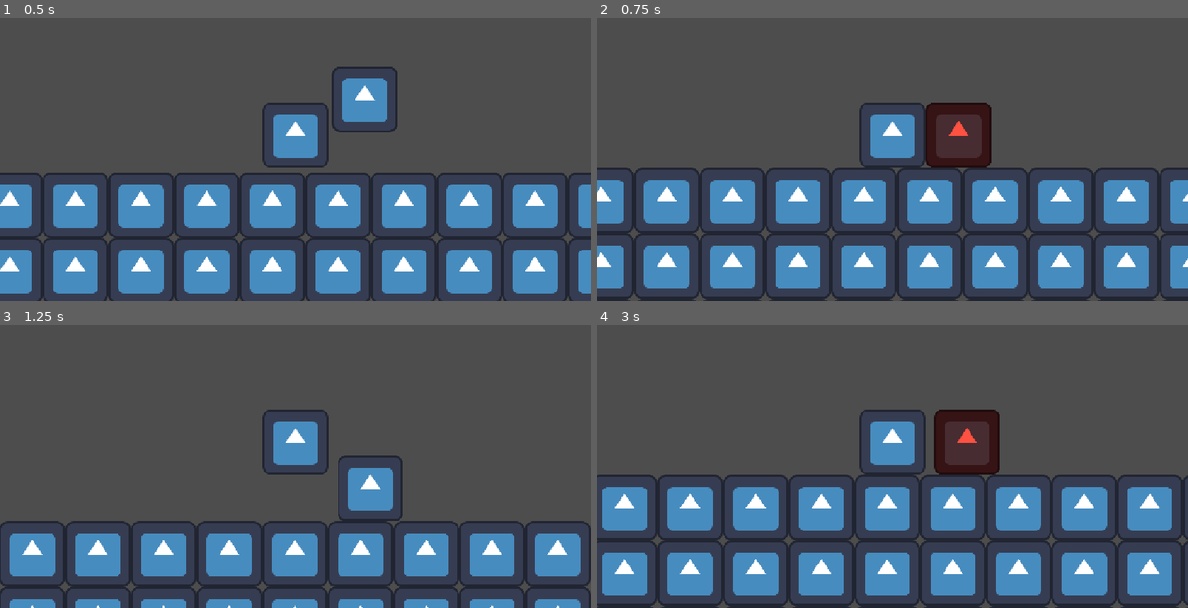
Above: before the commit, frames 1-4 (two rows, left to right).
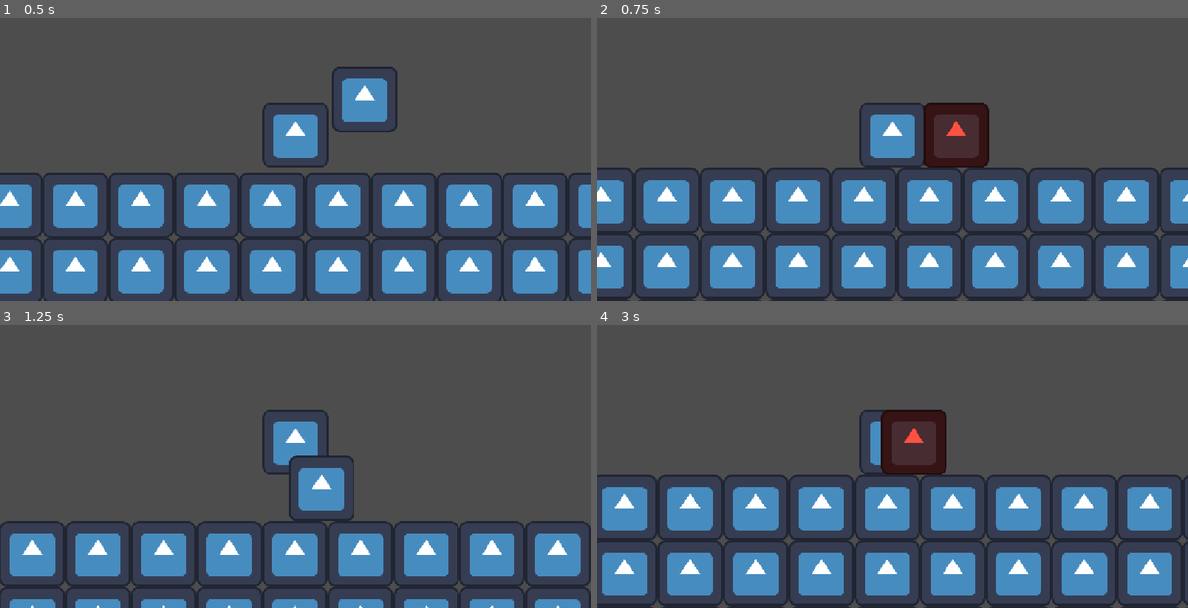
Above: after the commit, the same moments.

Repository: YiepFox/mmj-finale-game
Game: Godot game, scene res://Scenes/Parasite/node_2d.tscn
Same seed, same stepped clock (60 frames per second), same inputs: the game is played once before the commit and once after it. The project has no main scene, so this scene is started directly. The engine's default icon, where the game draws it, is replaced by a stand-in: a white triangle on a blue panel in a dark square.
Inputs (mouse positions are in pixels of both pictures, inside the frame that each line leads up to):
- Up to frame 1 (0.5 s): no input
- Up to frame 2 (0.75 s): move the mouse to (1022, 119) at 0.52 s; hold D (move_right) from 0.53 s (still down); click (1022, 119) at 0.6 s
- Up to frame 3 (1.25 s): keep holding D (move_right); tap Space (jump) at 0.77 s
- Up to frame 4 (3 s): move the mouse to (774, 458) at 1.27 s; click (774, 458) at 1.35 s; tap Space (jump) at 1.52 s; move the mouse to (951, 370) at 2.02 s; release D (move_right) at 2.03 s; hold A (move_left) 2.03-2.78 s; tap X (interact) at 2.1 s; click (951, 370) at 2.3 s; move the mouse to (862, 508) at 2.77 s; hold D (move_right) from 2.78 s (still down); click (862, 508) at 2.85 s

Frame 1 is identical in both runs. In frame 2, 0.3% of the frame differs, in the area x 55-67%, y 29-53%; in frame 3, 2.9%; in frame 4, 4.2%, in the area x 48-69%, y 29-53%.

Commit message:
player cd

Diff:
--- a/Scenes/Parasite/node_2d.tscn
+++ b/Scenes/Parasite/node_2d.tscn
@@ -27,3 +27,4 @@
 
 [node name="prototype_emeny" parent="." unique_id=1170672184 instance=ExtResource("3_ciqra")]
 position = Vector2(116, -261)
+slide_on_ceiling = false
--- a/Scenes/Parasite/parasite.gd
+++ b/Scenes/Parasite/parasite.gd
@@ -25,10 +25,18 @@
 ##The force of the jump in water when he touch the bottom of the water
 @export var _water_jump_force = -250.0
 
+@export_group("Attack")
+##The default duration of the cooldown
+@export var _duration = 0.2
+
 ##Check if the player is on dry land
 var _is_in_ground:bool = false
 ##The current enemy that is on the attack_area
 var _current_enemy = null
+##The cooldown of the attack
+var _attack_cd = _duration
+##True if he can attack
+var _can_attack = true
 
 func _physics_process(delta: float) -> void:
 	if Input.is_action_just_pressed("interact"):
@@ -39,9 +47,16 @@
 	else:
 		_aquatic_movement(delta)
 
-	if _current_enemy and Input.is_action_just_pressed("attack"):
+	if _current_enemy and Input.is_action_just_pressed("attack") and _can_attack:
+		_can_attack = false
 		_current_enemy._life -= 1
 		_current_enemy._damage(position)
+
+	if _can_attack == false:
+		_attack_cd -= delta
+		if _attack_cd <= 0:
+			_attack_cd = _duration
+			_can_attack = true
 
 	move_and_slide()
 
--- a/Scenes/enemy/prototype_emeny.gd
+++ b/Scenes/enemy/prototype_emeny.gd
@@ -30,6 +30,7 @@
 			velocity = Vector2.ZERO
 			_is_pushing = false
 
+
 	move_and_slide()
 
 func _damage(_from_position) -> void:
@@ -42,5 +43,5 @@
 
 	_is_pushing = true
 	push_angle = position.angle_to_point(_from_position)
-	var vector2_angle = Vector2.from_angle(push_angle + deg_to_rad(180))
-	velocity = vector2_angle * _push_force
+	var vector2_angle = Vector2.from_angle(push_angle + deg_to_rad(180)) + Vector2(0, 0.5)
+	velocity += vector2_angle * _push_force
--- a/Scenes/enemy/prototype_emeny.tscn
+++ b/Scenes/enemy/prototype_emeny.tscn
@@ -11,7 +11,7 @@
 collision_mask = 2
 script = ExtResource("1_l6mxi")
 
-[node name="CollisionShape2D" type="CollisionShape2D" parent="." unique_id=681972411]
+[node name="damage_shape" type="CollisionShape2D" parent="." unique_id=681972411]
 shape = SubResource("RectangleShape2D_l6mxi")
 
 [node name="Sprite2D" type="Sprite2D" parent="." unique_id=1880983659]
Not shown, added: Scenes/Parasite/node_2d.tscn3867750088.tmp
